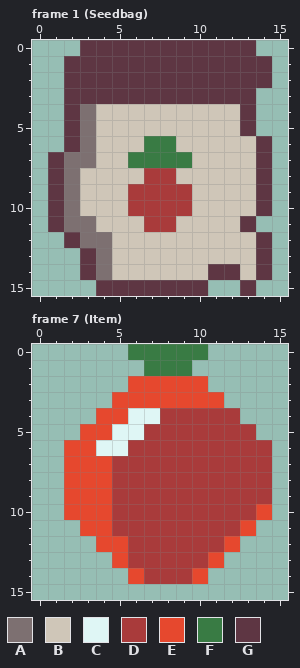
Two versions of one pixel-art file, sprites/tomato.ase. Above is the file before it was changed.
16x16 pixels, 8 frames. Shown: frame 1 (Seedbag), frame 7 (Item).
Palette (. is transparent): A #7d7071  B #cfc6b8  C #dff6f5  D #a93b3b  E #e6482e  F #397b44  G #5e3643
Pixels before, frame 1 (Seedbag), first column x 1:
 0 ..GGGGGGGGGGG.
 1 .GGGGGGGGGGGGG
 2 .GGGGGGGGGGGGG
 3 .GGGGGGGGGGGG.
 4 .GABBBBBBBBBG.
 5 .GABBBBBBBBBG.
 6 .GABBBFFBBBBBG
 7 GAABBFFFFBBBBG
 8 GABBBBDDBBBBBG
 9 GABBBDDDDBBBBG
10 GABBBDDDDBBBBG
11 GAABBBDDBBBBG.
12 .GAABBBBBBBBBG
13 ..GABBBBBBBBBG
14 ..GABBBBBBGGBG
15 ...GGGGGGG..G.
Pixels before, frame 7 (Item), first column x 2:
 0 ....FFFFF....
 1 .....FFF.....
 2 ....EEEEE....
 3 ...EEEEEEE...
 4 ..EECCDDDDD..
 5 .EECCDDDDDDD.
 6 EECCDDDDDDDDD
 7 EEEDDDDDDDDDD
 8 EEEDDDDDDDDDD
 9 EEEDDDDDDDDDD
10 EEEDDDDDDDDDE
11 .EEDDDDDDDDE.
12 ..EEDDDDDDE..
13 ...EDDDDDE...
14 ....EDDDE....
Now the later version:
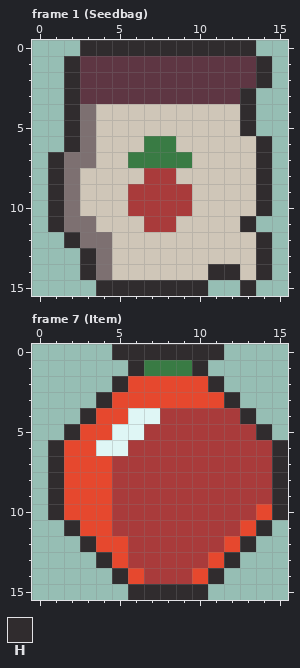
Colours new in this view: H #302c2e
The exact change:
Changed rows in their new state; - is an unchanged pixel.
Frame 1 (Seedbag):
first column x 1:
 0 --HHHHHHHHHHH-
 1 -H-----------H
 2 -H-----------H
 3 -H----------H-
 4 -H----------H-
 5 -H----------H-
 6 -H-----------H
 7 H------------H
 8 H------------H
 9 H------------H
10 H------------H
11 H-----------H-
12 -H-----------H
13 --H----------H
14 --H-------HH-H
15 ---HHHHHHH--H-
Frame 7 (Item):
first column x 1:
 0 ----HHHHHHH----
 1 -----H---H-----
 2 ----H-----H----
 3 ---H-------H---
 4 --H---------H--
 5 -H-----------H-
 6 H-------------H
 7 H-------------H
 8 H-------------H
 9 H-------------H
10 H-------------H
11 -H-----------H-
12 --H---------H--
13 ---H-------H---
14 ----H-----H----
15 -----HHHHH-----
Changed places in both pictures, as pixel boxes (x1, y1, x2, y2):
changed: (48, 40, 272, 296)
changed: (48, 344, 288, 600)
